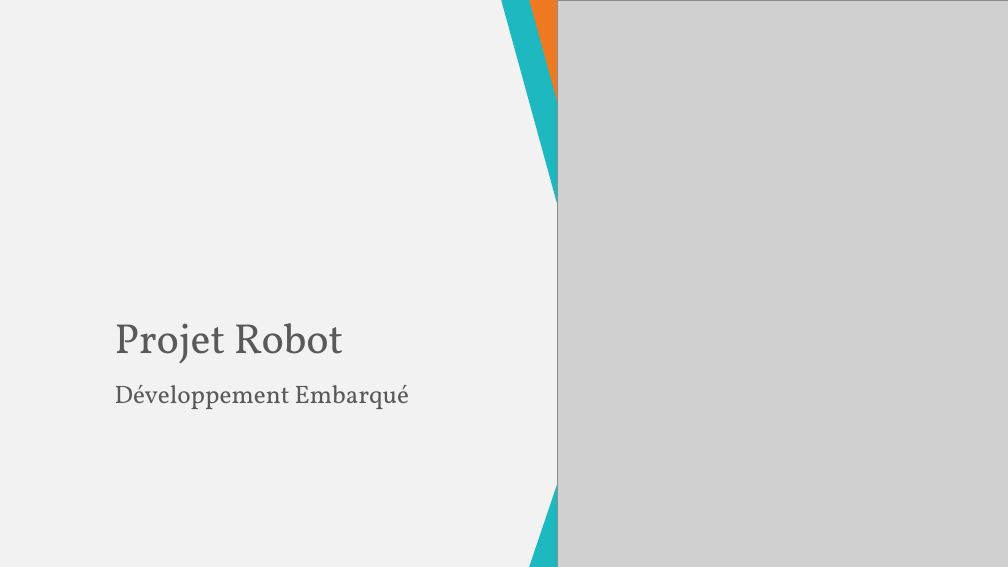
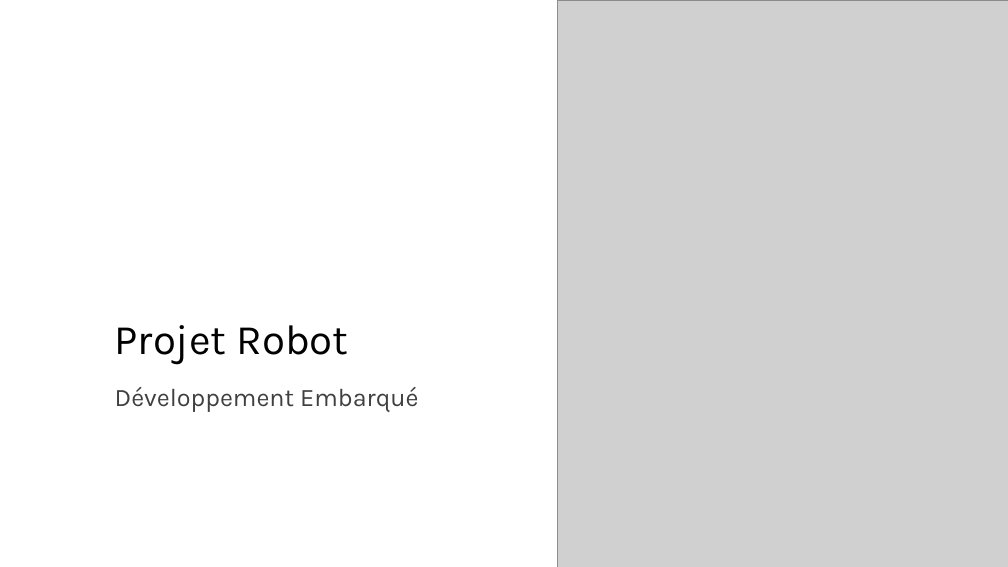
Before and after one commit to miyujach/Projet-Robot, a slide deck: slide 1 of Projet Robot.pptm. Drawn at 1008x567 pixels with LibreOffice and Linux fonts; fonts in the diff are those of the drawing; grey boxes stand for pictures. Boxes give left, top, right and bottom in pixels: in the first picture for what was removed or moved away, otherwise in the second. Text is boxed around its words. In the diff, an @@ line names an element or a change of style, - is before the commit and + after.

```diff
--- a/Projet Robot.pptm
+++ b/Projet Robot.pptm
@@ background #F2F2F2 to #FFFFFF @@
@@ freeform shape removed at [501,0,628,567] @@
@@ freeform shape removed at [517,0,656,567] @@
@@ freeform shape removed at [541,0,1008,567] @@
@@ title "Projet Robot" at [115,325,348,365]: font Vollkorn to Karla, text colour #595959 to #000000; line spacing 0.9 to 1 @@
@@ subtitle "Développement Embarqué" at [115,387,419,412]: font Vollkorn to Karla, text colour #595959 to #404040; line spacing 0.9 to 1; less space between paragraphs @@
```
Also in this commit, not shown: 12 other slides changed.
